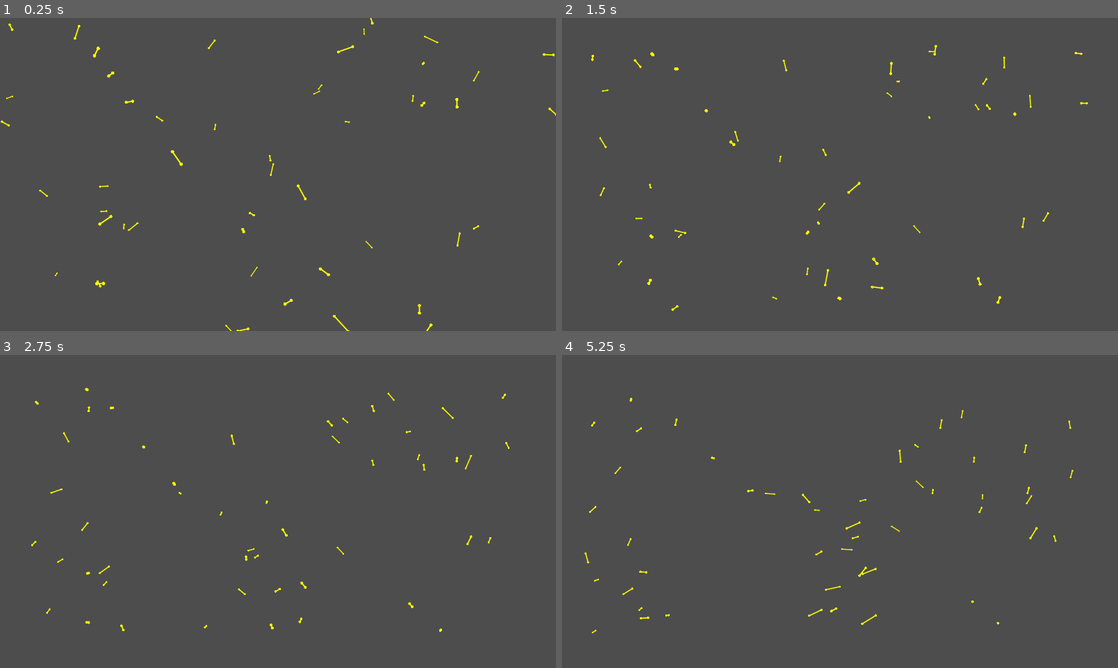
Above: before the commit, frames 1-4 (two rows, left to right).
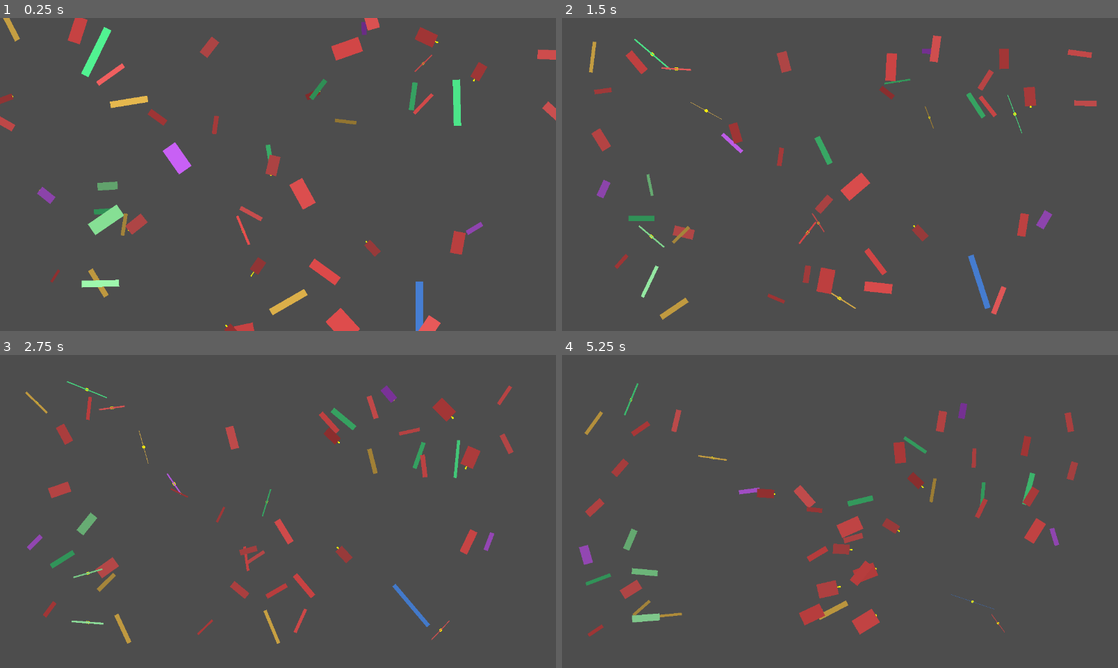
Above: after the commit, the same moments.

Repository: FromAriel/Experiments
Game: Godot game, scene res://Main.tscn
Same seed, same stepped clock (60 frames per second), same inputs: the game is played once before the commit and once after it.
Inputs:
- Up to frame 1 (0.25 s): no input
- Up to frame 2 (1.5 s): tap Enter at 0.5 s
- Up to frame 3 (2.75 s): no input
- Up to frame 4 (5.25 s): no input

The runs differ from the first frame. In frame 1, 5.6% of the frame differs, in the area x 0-100%, y 0-100%; in frame 2, 4.1%; in frame 3, 3.5%; in frame 4, 4.2%.

Commit message:
feat(renderer): align fish between head and tail

Diff:
--- a/BOIDFIsh/fishyfishyfishy/scripts/renderer/fish_renderer.gd
+++ b/BOIDFIsh/fishyfishyfishy/scripts/renderer/fish_renderer.gd
@@ -92,16 +92,23 @@
 
         var head2: Vector2 = Vector2(head.x, head.y)
         var tail2: Vector2 = Vector2(tail.x, tail.y)
-        var angle: float = (head2 - tail2).angle()
+
+        var length: float = head2.distance_to(tail2)
+        var species_id: int = int(item["species_id"])
+        var arch: FishArchetype
+        if species_id < FR_boid_system_RD.FB_archetypes_IN.size():
+            arch = FR_boid_system_RD.FB_archetypes_IN[species_id]
+        else:
+            arch = FR_boid_system_RD.FB_archetypes_IN[0]
+        var midpoint: Vector2 = (head2 + tail2) * 0.5
+        var angle: float = (tail2 - head2).angle()
 
         var xf := Transform2D.IDENTITY
-        xf = xf.scaled(Vector2(scale, scale))
+        xf = xf.scaled(Vector2(arch.FA_size_vec3_IN.x * scale, length * scale))
         xf = xf.rotated(angle)
-        xf = xf.translated(head2)
+        xf = xf.translated(midpoint)
 
         FR_multimesh_SH.set_instance_transform_2d(i, xf)
-
-        var species_id: int = int(item["species_id"])
         var palette_idx: int = 0
         if species_id < FR_boid_system_RD.FB_archetypes_IN.size():
             palette_idx = FR_boid_system_RD.FB_archetypes_IN[species_id].FA_palette_id_IN
Not shown, changed: BOIDFIsh/CHANGE_LOG.md
Not shown, changed: BOIDFIsh/TODO.md
